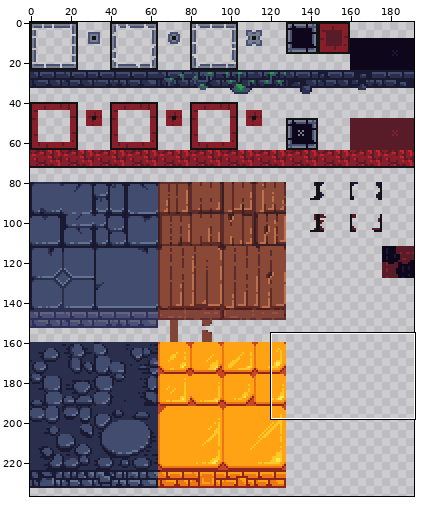
Edited in one commit: pixel-art file (BurningKnight/Content/Animations/castle_biome.ase). The first picture is a wide view before the edit; the outline marks the close-up.
Close-up. Earlier state:
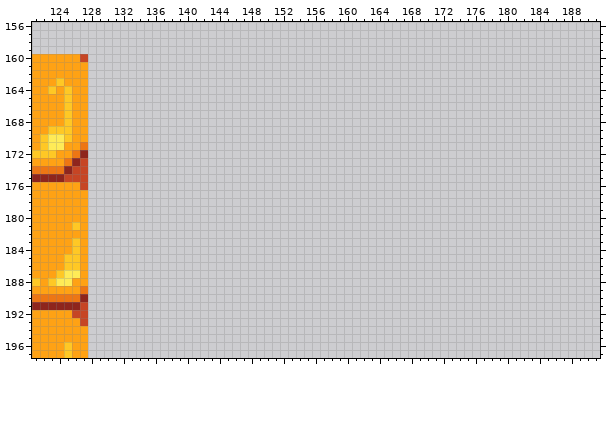
192x240 pixels, 1 frame. Shown: x 121..191, y 156..197. The wide view leaves out empty margins. The commit also changed other parts of the picture, which this record leaves out.
Now the later version:
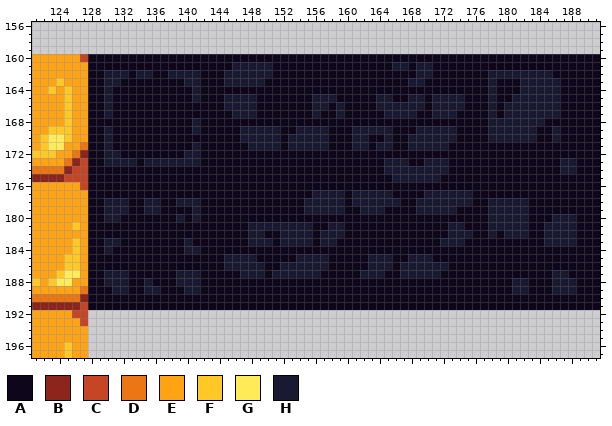
Palette (. is transparent): A #0e071b  B #8e251d  C #c64524  D #ed7614  E #ffa214  F #ffc825  G #ffeb57  H #1a1932
What changed:
y 160: x 128..191 ................................................................ -> AAAAAAAAAAAAAAAAAAAAAAAAAAAAAAAAAAAAAAAAAAAAAAAAAAAAAAAAAAAAAAAA
y 161: x 128..191 ................................................................ -> AAAAAAAAAAAAAAAAAAHHHHHAAAAAAAAAAAAAAAHHAHHAAAAAAAAAAAAAAAAAAAAA
y 162: x 128..191 ................................................................ -> AAHHHAHHAAHHHHAAAHHHHHHAAAAAAAAAAAAAAAAAAHHAAAAAAAHHHHHHHHAAAAAA
y 163: x 128..191 ................................................................ -> AAHHAAAAAAAAHHAAAHHHHHAAAAAAAAAAAAAAAAAAHHAAAAAAAAHAAAHHHHHAAAAA
y 164: x 128..191 ................................................................ -> AAHAAAAAAAAAAHAAAAAAAAAAAAAAAAAAAAAAAAAAAAAAAAAAAAHAAAHHHHHAAAAA
y 165: x 128..191 ................................................................ -> AAHAAAAAAAAAAHAAAHHHHAAAAAAAHHHAAAAAHHAAHHAHHHHAAAHAAHHHHHHAAAAA
y 166: x 128..191 ................................................................ -> AAHAAAAAAAAAAAAAAHHHHAAAAAAAHHAHAAAAHHHHHHAHHHHAAAHAHHHHHHHAAAAA
y 167: x 128..191 ................................................................ -> AAHAAAAAAAAAAAAAAAHHHAAAAAAAHAAHAAAAAHHHHAAHHHAAAAHAHHHHHHHAAAAA
y 168: x 128..191 ................................................................ -> AAAAAAAAAAAAAHAAAAAAAAAAAAAAAAAAAAAAAAAAAAAAAAAAAAHHHHHHHAAAAAAA
y 169: x 128..191 ................................................................ -> AAHAAAAAAAAAAHAAAAAHHHHHAAHHHHAAAHHHHHAAAHHHHHAAAAHHHHHHAAHAAAAA
y 170: x 128..191 ................................................................ -> AAHAAAAAAAAAAAAAAAAHHHHHAHHHHHAAAHHAAHAAHHHHHHAAAAHHHHHHAAHAAAAA
y 171: x 128..191 ................................................................ -> AAHAAAAAAAAAAHAAAAAAHHHHAHHHHHAAAHHAHHAAHHHHHAAAAAAAAAAAAAAAAAAA
y 172: x 128..191 ................................................................ -> AAHHAAAAAAAAHHAAAAAAAAAAAAAAAAAAAAAAAAAAAAAAAAAAAAAAAAAAAAAAAAAA
y 173: x 128..191 ................................................................ -> AAHHHHAHHHHHHHAAAAAAAAAAAAAAAAAAAAAAAHHHAAHHHAAAAAAAAAAAAAAHHAAA
y 174: x 128..191 ................................................................ -> AAAAAAAAAAAAAAAAAAAAAAAAAAAAAAAAAAAAAHHHHHHHHAAAAAAAAAAAAAAHHAAA
y 175: x 128..191 ................................................................ -> AAAAAAAAAAAAAAAAAAAAAAAAAAAAAAAAAAAAAAHHHHHHAAAAAAAAAAAAAAAAAAAA
y 176: x 128..191 ................................................................ -> AAAAAAAAAAAAAAAAAAAAAAAAAAAAAAAAAAAAAAAAAAAAAAAAAAAAAAAAAAAAAAAA
y 177: x 128..191 ................................................................ -> AAAAAAAAAAAAAAAAAAAAAAAAAAAAHHHHAHHHHHAAAAHHHHHHAAAAAAAAAAAAAAAA
y 178: x 128..191 ................................................................ -> AAHHHAAHHAAHHHAAAAAAAAAAAAAHHHHHAHHHHHHAAHHHHHHHAAHHHHHAAAAAAAAA
y 179: x 128..191 ................................................................ -> AAHHHAAHHAAAAHAAAAAAAAAAAAAHHHHHAAHHHAAAAHHHHHAAAAHHHHHAAAAAAAAA
y 180: x 128..191 ................................................................ -> AAHHAAAAAAAHAHAAAAAAAAAAAAAAAAAAAAAAAAAAAAAAAAAAAAHHHHHAAAHHHAAA
y 181: x 128..191 ................................................................ -> AAAAAAAAAAAAAAAAAAAAHHHHHHHHAAHHAAAAAAAAAAAAAHHAAAHHHHHAAHHHHAAA
y 182: x 128..191 ................................................................ -> AAAAAAAAAAAAAAAAAAAAHHAAHHHHAHHHAAAAAAAAAAAAAHHHAAHAHHHAAHHHHAAA
y 183: x 128..191 ................................................................ -> AAHHAAAAAAAAHAAAAAAAHHHAHHHHAHHAAAAAAAAAAAAAHHHAAAAAAAAAAHHHHAAA
y 184: x 128..191 ................................................................ -> AAHAAAAAAAAAHHAAAAAAAAAAAAAAAAAAAAAAAAAAAAAAAAAAAAAAAAAAAAAAAAAA
y 185: x 128..191 ................................................................ -> AAAAAAAAAAAAAAAAAHHHHAAAAAHHHHAAAAAHHHAAHHHAAAAAAAAAAAAAAAAAAAAA
y 186: x 128..191 ................................................................ -> AAAAAAAAAAAAAAAAAHHHHHAAHHHHHHAAAAAHHHAHHHHHHAAAAAAAAAAAAAAAAAAA
y 187: x 128..191 ................................................................ -> AAHHHAAAAAAHHHAAAAAHHHAHHHHHHAAAAAHHHAAHHHHHAAAAAAAAAAAAAAHHAAAA
y 188: x 128..191 ................................................................ -> AAHHHAAHAAAHHHAAAAAAAAAAAAAAAAAAAAAAAAAAAAAAAAAAAAAAAHHAAAHHHAAA
y 189: x 128..191 ................................................................ -> AAAHHAAHHAAAHHAAAAAAAAAAAAAAAAAAAAAAAAAAAAAAAAAAAAAAAHHAAAHHHAAA
y 190..191: x 128..191 ................................................................ -> AAAAAAAAAAAAAAAAAAAAAAAAAAAAAAAAAAAAAAAAAAAAAAAAAAAAAAAAAAAAAAAA
Changed places in both close-ups, as pixel boxes (x1, y1, x2, y2):
added: (88, 54, 600, 310)
